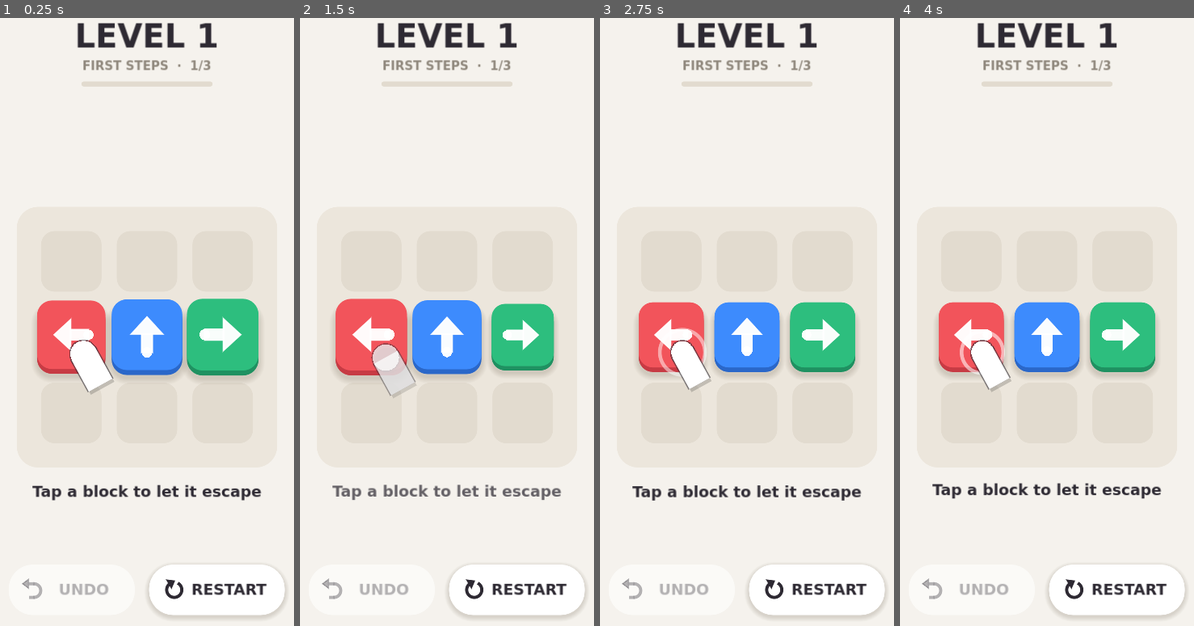
Above: before the commit, frames 1-4 (left to right).
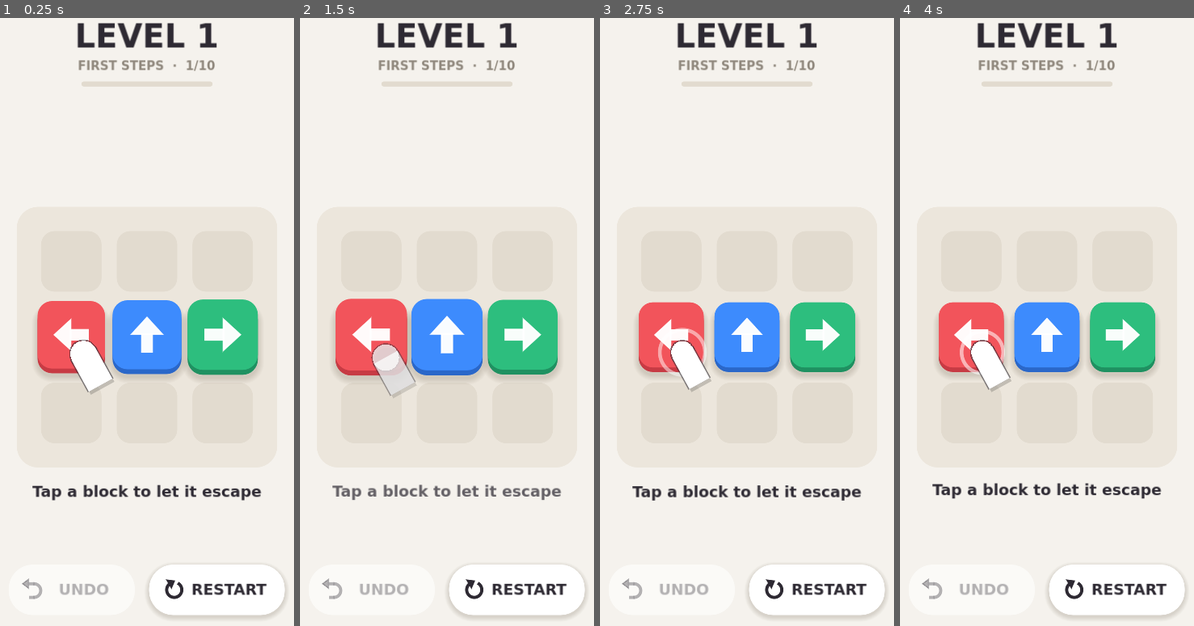
Above: after the commit, the same moments.

Repository: zaknounloay-bot/ChainEscape
Game: Godot game, scene res://scenes/Main.tscn
Two runs of this game, one before a commit and one after it. Both use one fixed random seed, a clock stepped at 60 frames per second and the inputs below.
Inputs (mouse positions are in pixels of both pictures, inside the frame that each line leads up to):
- Up to frame 1 (0.25 s): no input
- Up to frame 2 (1.5 s): click "RESTART" at 0.5 s; click "RESTART" at 1.25 s
- Up to frame 3 (2.75 s): click "RESTART" at 2 s
- Up to frame 4 (4 s): tap Enter at 2.75 s; move the mouse to (1126, 291) at 2.77 s; tap R at 2.85 s; click (1126, 291) at 2.92 s; move the mouse to (973, 352) at 3.52 s; hold S from 3.53 s (still down); tap H at 3.6 s

The runs differ from the first frame. In frame 1, 1.1% of the frame differs, in the area x 12-88%, y 6-59%; in frame 2, 1.8%, in the area x 26-88%, y 6-60%; in frame 3, 0.5%; in frame 4, 0.5%.

Commit message:
Add all 10 levels, level verifier, capture tool, polish and README
- Levels 4-10: corner chain, two starts, crowded board, decoy reading,
  two streams, diagonal wave, 36-block spiral showcase
- tools/verify_levels.gd checks solvability and cascade shape headless
- Escape ghost outline, lighter particles, cleaner icons and arrows
- Melodic pitch continuation for very long chains
- Debug coords drawn above blocks, app icon, README with architecture,
  run/export instructions, known limitations and next steps

Co-Authored-By: Claude Opus 5.5 <noreply@anthropic.com>
Claude-Session: https://claude.ai/code/session_016uEGzSNWdUSPTuxQuyTYGm

Diff:
--- /dev/null
+++ b/icon.svg
@@ -0,0 +1,6 @@
+<svg xmlns="http://www.w3.org/2000/svg" width="256" height="256" viewBox="0 0 256 256">
+  <rect width="256" height="256" rx="56" fill="#F6F3EE"/>
+  <rect x="40" y="52" width="176" height="176" rx="40" fill="#C73B44"/>
+  <rect x="40" y="36" width="176" height="176" rx="40" fill="#F2545B"/>
+  <path d="M84 116 h56 v-30 l48 38 -48 38 v-30 h-56 z" fill="#fff"/>
+</svg>
--- /dev/null
+++ b/levels/level_04.json
@@ -0,0 +1,9 @@
+{
+	"name": "Around The Corner",
+	"map": [
+		".  .  .  .",
+		".  B> R> Yv",
+		".  .  .  .",
+		".  .  .  G<"
+	]
+}
--- /dev/null
+++ b/levels/level_05.json
@@ -0,0 +1,9 @@
+{
+	"name": "Two Ways In",
+	"map": [
+		".  .  .  .",
+		"G> B> .  Y^",
+		".  .  .  .",
+		".  R< P< G^"
+	]
+}
--- /dev/null
+++ b/levels/level_06.json
@@ -0,0 +1,10 @@
+{
+	"name": "Rush Hour",
+	"map": [
+		"Rv .  B^ Y> .",
+		"R> G> .  .  P^",
+		".  Yv B< Pv .",
+		"G< .  .  R> Bv",
+		".  P< Y^ .  G>"
+	]
+}
--- /dev/null
+++ b/levels/level_07.json
@@ -0,0 +1,10 @@
+{
+	"name": "Look Closer",
+	"map": [
+		"Y> .  .  .  Pv",
+		".  B< P< Y< Rv",
+		".  .  R^ .  Y<",
+		".  G^ .  .  G<",
+		"R^ .  P> B^ ."
+	]
+}
--- /dev/null
+++ b/levels/level_08.json
@@ -0,0 +1,10 @@
+{
+	"name": "Two Streams",
+	"map": [
+		"R^ R< R< R< R<",
+		"Bv .  G^ .  Y^",
+		"Bv G< .  P> Y^",
+		"Bv .  Pv .  Y^",
+		"Bv B< B< B< B<"
+	]
+}
--- /dev/null
+++ b/levels/level_09.json
@@ -0,0 +1,10 @@
+{
+	"name": "The Wave",
+	"map": [
+		"R^ Y< G< B< P<",
+		"Y^ G< B< P< R<",
+		"G^ B< P< R< Y<",
+		"B^ P< R< Y< G<",
+		"P^ R< Y< G< B<"
+	]
+}
--- /dev/null
+++ b/levels/level_10.json
@@ -0,0 +1,11 @@
+{
+	"name": "Unwind",
+	"map": [
+		"R^ R< R< R< R< R<",
+		"Yv P< P< P< P< B^",
+		"Yv Gv Y< Y< R^ B^",
+		"Yv Gv R> P^ R^ B^",
+		"Yv B> B> B> R^ B^",
+		"G> G> G> G> G> B^"
+	]
+}
--- a/project.godot
+++ b/project.godot
@@ -13,6 +13,7 @@
 config/name="Chain Escape"
 config/description="Tap a block, let it escape, chain the exits. Clear the board."
 run/main_scene="res://scenes/Main.tscn"
+config/icon="res://icon.svg"
 config/features=PackedStringArray("4.3", "GL Compatibility")
 boot_splash/bg_color=Color(0.96, 0.95, 0.93, 1)
 boot_splash/show_image=false
--- a/scripts/audio/audio_manager.gd
+++ b/scripts/audio/audio_manager.gd
@@ -59,7 +59,12 @@
 
 
 static func chain_pitch(chain: int) -> float:
-	var idx := clampi(chain - 1, 0, CHAIN_SCALE.size() - 1)
+	var idx := maxi(chain - 1, 0)
+	if idx >= CHAIN_SCALE.size():
+		# Past the top, keep a melody going in the upper octave instead of
+		# repeating one note (long cascades like level 10).
+		var top := 5
+		idx = CHAIN_SCALE.size() - top + (idx - CHAIN_SCALE.size()) % top
 	return pow(2.0, CHAIN_SCALE[idx] / 12.0)
 
 
--- a/scripts/core/block_view.gd
+++ b/scripts/core/block_view.gd
@@ -84,8 +84,6 @@
 	head.append(head[0])
 	draw_polyline(shaft, col, 1.5, true)
 	draw_polyline(head, col, 1.5, true)
-	# Rounded shaft end.
-	draw_circle(base, shaft_w, col)
 
 
 # --- Animations ------------------------------------------------------------
--- a/scripts/core/board.gd
+++ b/scripts/core/board.gd
@@ -19,6 +19,8 @@
 	set(v):
 		show_coords = v
 		queue_redraw()
+		if _coords_layer:
+			_coords_layer.queue_redraw()
 
 ## id -> BlockView for blocks that are on the board (escaping ones are removed).
 var _views: Dictionary = {}
@@ -29,11 +31,14 @@
 var _pulse_tween: Tween
 @onready var _blocks_root := Node2D.new()
 @onready var _fx_root := Node2D.new()
+@onready var _coords_layer := Node2D.new()  # debug labels, drawn above blocks
 
 
 func _ready() -> void:
 	add_child(_blocks_root)
 	add_child(_fx_root)
+	add_child(_coords_layer)
+	_coords_layer.draw.connect(_draw_coords)
 	_panel_style.bg_color = Palette.BOARD
 	_panel_style.anti_aliasing = true
 	_slot_style.bg_color = Palette.SLOT
@@ -55,7 +60,7 @@
 	for b in blocks:
 		var view := _create_view(b)
 		if animate:
-			view.play_appear(0.03 * (b.cell.x + b.cell.y))
+			view.play_appear(0.018 * (b.cell.x + b.cell.y))
 	queue_redraw()
 
 
@@ -122,9 +127,20 @@
 		for c in columns:
 			var center := cell_to_local(Vector2i(c, r))
 			_slot_style.draw(get_canvas_item(), Rect2(center - Vector2(slot, slot) * 0.5, Vector2(slot, slot)))
-			if show_coords:
-				draw_string(Palette.font(700), center + Vector2(-slot * 0.45, -slot * 0.3), "%d,%d" % [c, r],
-						HORIZONTAL_ALIGNMENT_LEFT, -1, int(cell_size * 0.16), Palette.TEXT_SOFT)
+	_coords_layer.queue_redraw()
+
+
+## Debug overlay: "column,row" in the corner of every cell.
+func _draw_coords() -> void:
+	if not show_coords:
+		return
+	for r in rows:
+		for c in columns:
+			var corner := Vector2(c, r) * cell_size + Vector2(cell_size * 0.1, cell_size * 0.26)
+			_coords_layer.draw_string(Palette.font(800), corner + Vector2(2, 2), "%d,%d" % [c, r],
+					HORIZONTAL_ALIGNMENT_LEFT, -1, int(cell_size * 0.17), Color(0, 0, 0, 0.5))
+			_coords_layer.draw_string(Palette.font(800), corner, "%d,%d" % [c, r],
+					HORIZONTAL_ALIGNMENT_LEFT, -1, int(cell_size * 0.17), Color.WHITE)
 
 
 # --- Input -----------------------------------------------------------------
--- a/tools/capture.gd
+++ b/tools/capture.gd
@@ -3,6 +3,7 @@
 ## frames so animations can be inspected without a device.
 ##
 ##   godot --path . res://tools/Capture.tscn -- --level=3 --taps=2,1 --out=/tmp/cap
+##   (add --coords to draw grid coordinates, --debug to open the debug panel)
 ##
 ## Each tap saves frames at the listed delays (seconds after the tap).
 
@@ -31,6 +32,8 @@
 	var game: GameManager = load("res://scenes/Main.tscn").instantiate()
 	get_tree().root.add_child(game)
 	game.start_level(level)
+	if "--coords" in OS.get_cmdline_user_args():
+		game.board.show_coords = true
 	await get_tree().create_timer(0.6).timeout
 	_save("start")
 	var i := 0
--- /dev/null
+++ b/tools/verify_levels.gd
@@ -0,0 +1,37 @@
+extends SceneTree
+## Static level checker using the real BoardModel rules (no rendering).
+##
+##   godot --headless --path . --script res://tools/verify_levels.gd
+##
+## For every level it reports size, block count, how many blocks are free at
+## the start, and the "waves" (how many blocks become free in each round when
+## everything free is cleared at once). Fails if any level can deadlock.
+##
+## Note: escaping only ever frees space, so a level solvable in one order is
+## solvable in every order; clearing all free blocks per round is exhaustive.
+
+func _initialize() -> void:
+	var ok := true
+	var n := 1
+	while FileAccess.file_exists(LevelManager.LEVEL_PATH % n):
+		var json = JSON.parse_string(FileAccess.get_file_as_string(LevelManager.LEVEL_PATH % n))
+		var level := LevelManager.parse_level(json, n)
+		var model := BoardModel.new()
+		model.setup(level.rows, level.columns, level.blocks)
+		var waves: Array[int] = []
+		while not model.is_empty():
+			var free := model.free_block_ids()
+			if free.is_empty():
+				break
+			waves.append(free.size())
+			for id in free:
+				model.remove(id)
+		var solvable := model.is_empty()
+		ok = ok and solvable and level.blocks.size() > 0
+		print("Level %2d  %-20s %dx%d  blocks=%2d  start_free=%d  waves=%2d %s  %s" % [
+			n, level.name, level.columns, level.rows, level.blocks.size(),
+			waves[0] if waves.size() > 0 else 0, waves.size(), str(waves),
+			"OK" if solvable else "DEADLOCK (%d stuck)" % model.block_count()])
+		n += 1
+	print("ALL LEVELS SOLVABLE" if ok else "LEVEL CHECK FAILED")
+	quit(0 if ok else 1)
Not shown, added: icon.svg.import
Not shown, added: README.md
